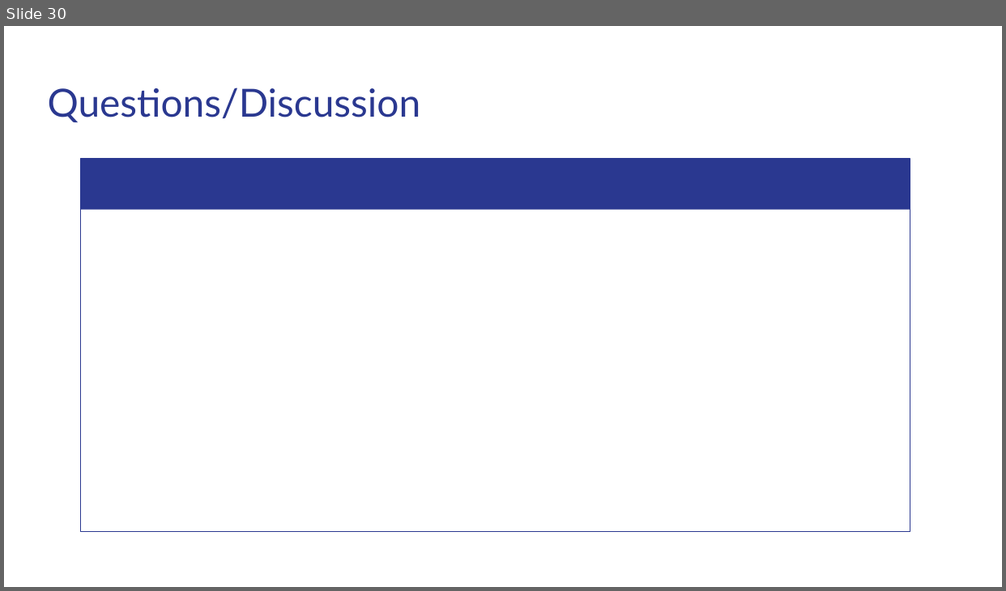
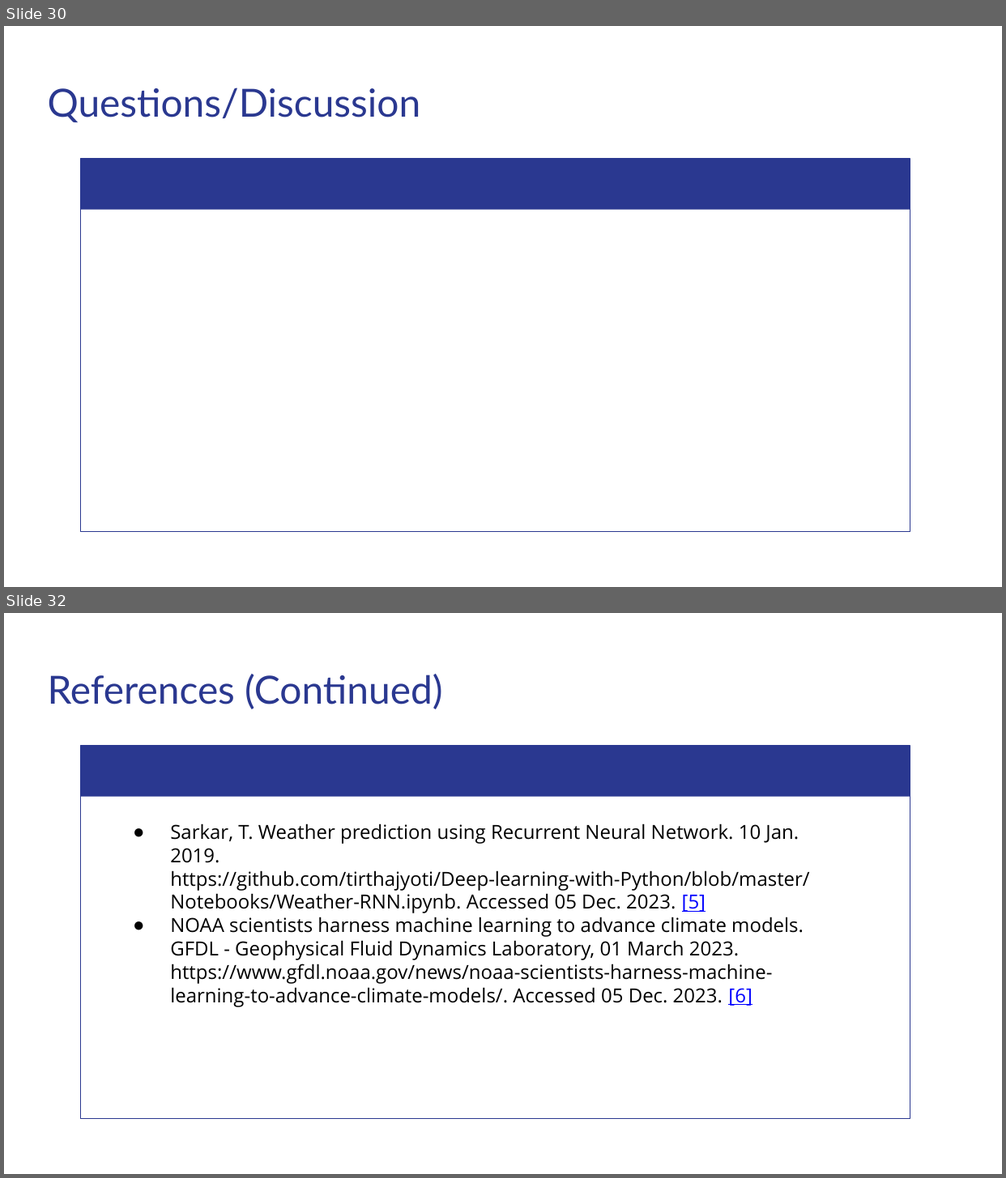
Before and after one commit to matthewshawnkehoe/Data-Science-Projects, a slide deck: Capstone Projects/Capstone_Two_Supervised_ML/Predicting_Temperature_Change.pptx. Shown one above the other, each under a label of ours: slide 30 before the commit, slides 30 and 32 after it; the slides between them are not shown. The pictures are 1006x591 and 1006x1178 pixels, drawn with LibreOffice and Linux fonts; fonts in the diff are those of the drawing. Boxes give left, top, right and bottom in pixels: in the first picture for what was removed or moved away, otherwise in the second. Text is boxed around its words. In the diff, an @@ line names an element or a change of style, - is before the commit and + after.

```diff
--- a/Capstone Projects/Capstone_Two_Supervised_ML/Predicting_Temperature_Change.pptx
+++ b/Capstone Projects/Capstone_Two_Supervised_ML/Predicting_Temperature_Change.pptx
@@ slide 32 added at (x1=4, y1=613, x2=1002, y2=1174), background #FFFFFF @@
@@ title added at (x1=48, y1=674, x2=443, y2=709), 28 pt, text #2A3890 @@
+References (Continued)
@@ freeform shape added at (x1=80, y1=746, x2=910, y2=797), fill #2A3890 @@
@@ freeform shape added at (x1=80, y1=746, x2=910, y2=1119), outline #2A3890 0.75 pt @@
@@ text added at (x1=170, y1=824, x2=809, y2=1007), 14 pt, text #000000 @@
+● Sarkar, T. Weather prediction using Recurrent Neural Network. 10 Jan. 2019. https://github.com/tirthajyoti/Deep-learning-with-Python/blob/master/Notebooks/Weather-RNN.ipynb. Accessed 05 Dec. 2023. [5]
+● NOAA scientists harness machine learning to advance climate models. GFDL - Geophysical Fluid Dynamics Laboratory, 01 March 2023. https://www.gfdl.noaa.gov/news/noaa-scientists-harness-machine-learning-to-advance-climate-models/. Accessed 05 Dec. 2023. [6]
```
Also in this commit, not shown: 5 slides changed, 1 other slide added.
